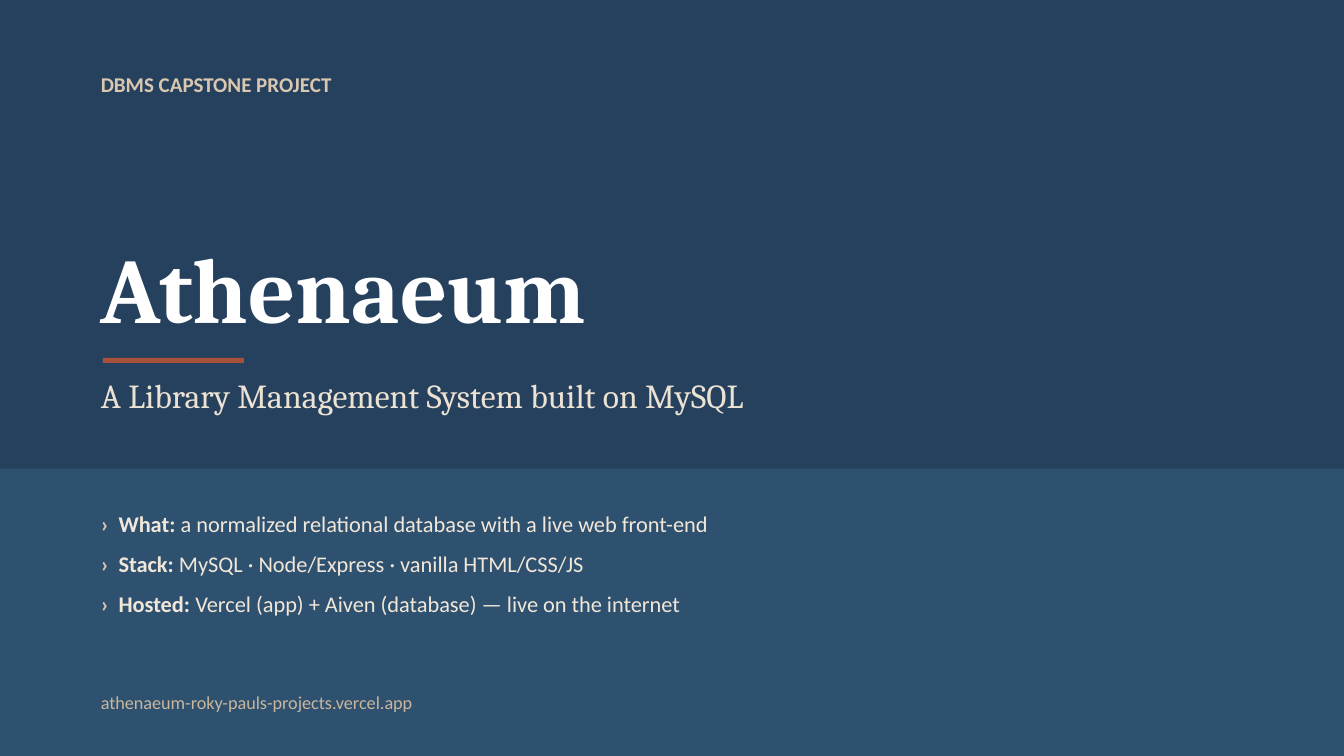
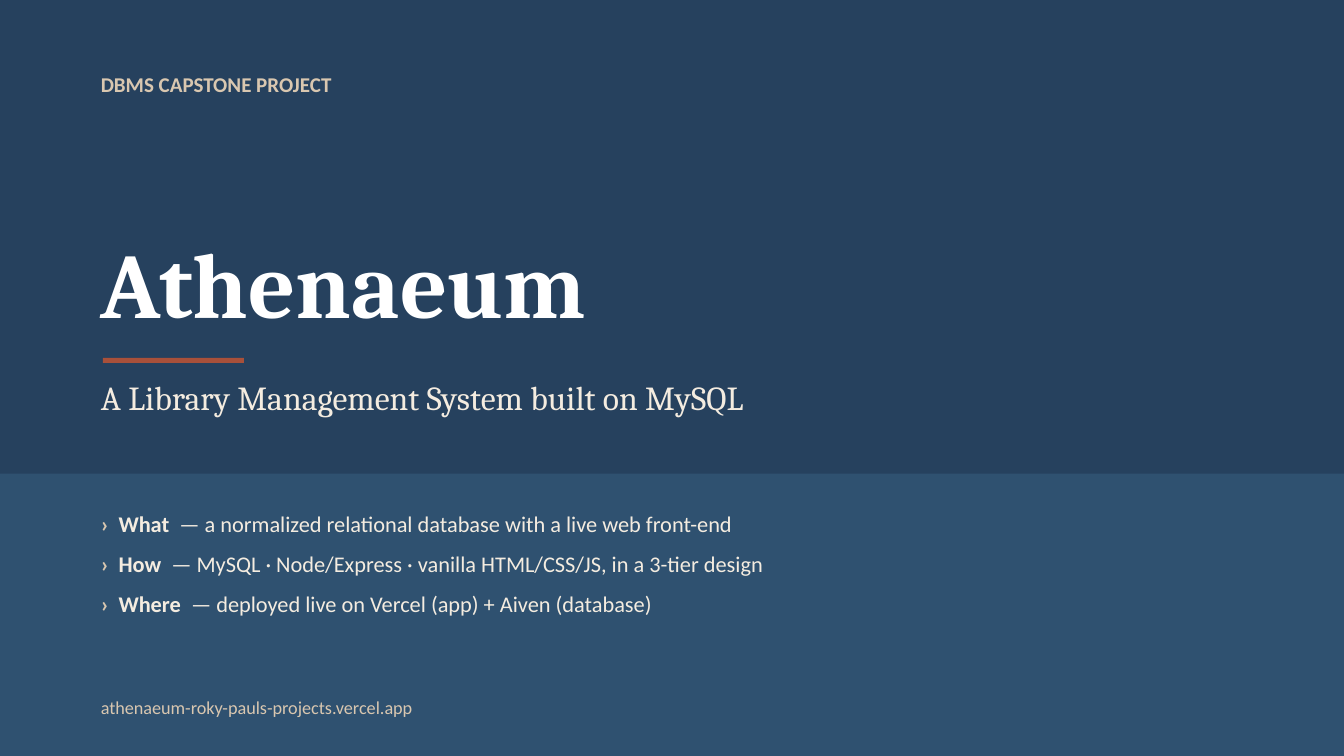
Before and after one commit to Roky777/DBMS_CAPSTONE, a slide deck: slide 1 of docs/Athenaeum_Presentation.pptx. Drawn at 1344x756 pixels with LibreOffice and Linux fonts; fonts in the diff are those of the drawing. Boxes give left, top, right and bottom in pixels: in the first picture for what was removed or moved away, otherwise in the second. Text is boxed around its words. In the diff, an @@ line names an element or a change of style, - is before the commit and + after.

Commit message:
Rebuild presentation: 4-part flow with live app screenshots

```diff
--- a/docs/Athenaeum_Presentation.pptx
+++ b/docs/Athenaeum_Presentation.pptx
@@ text "Athenaeum": place and size @@
-text "Athenaeum" at [101, 258, 586, 324]
+text "Athenaeum" at [101, 253, 586, 319]
@@ text "A Library Management System built ..." at [101, 386, 743, 418]: text colour #ECE2D4 to #F4ECE0 @@
@@ rectangle: place and size @@
-rectangle at [0, 469, 1344, 756]
+rectangle at [0, 474, 1344, 756]
@@ text at [119, 516, 763, 616]: text changed; text colour #F1E7D9 to #F4ECE0 @@
-› What: a normalized relational database with a live web front-end
-› Stack: MySQL · Node/Express · vanilla HTML/CSS/JS
-› Hosted: Vercel (app) + Aiven (database) — live on the internet
+› What — a normalized relational database with a live web front-end
+› How — MySQL · Node/Express · vanilla HTML/CSS/JS, in a 3-tier design
+› Where — deployed live on Vercel (app) + Aiven (database)
@@ text "athenaeum-roky-pauls-projects.vercel.app" at [101, 701, 413, 717]: text colour #C9B69D to #D9C7B0 @@
```
Also in this commit, not shown: 11 other slides changed, 4 slides added, 3 slides removed, 1 other file.
